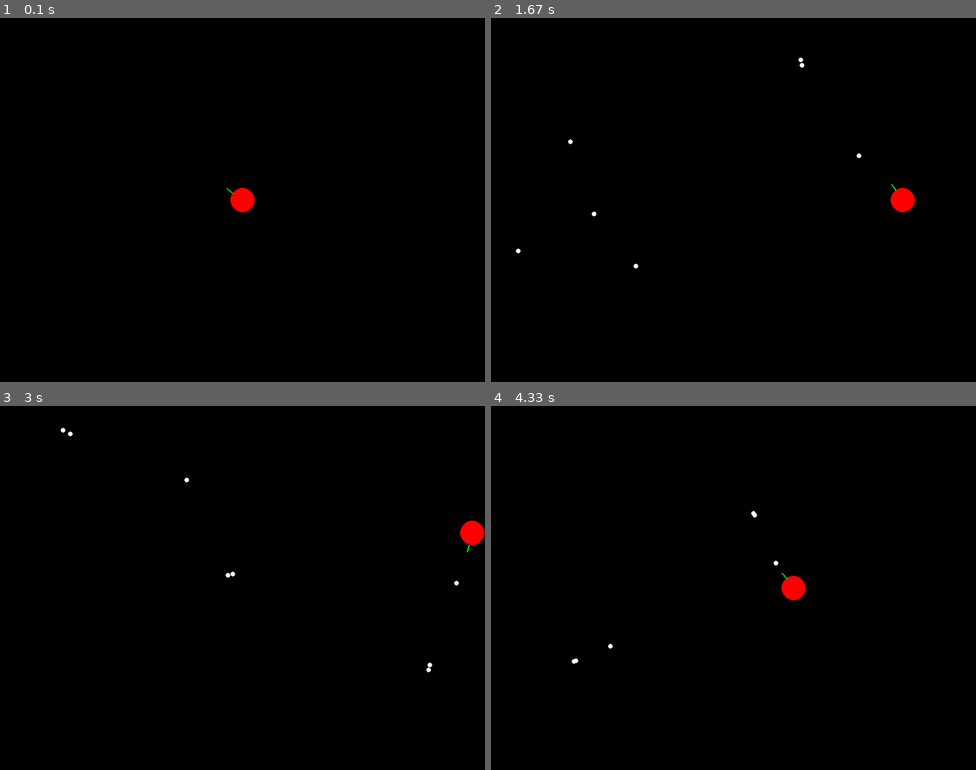
Above: before the commit, frames 1-4 (two rows, left to right).
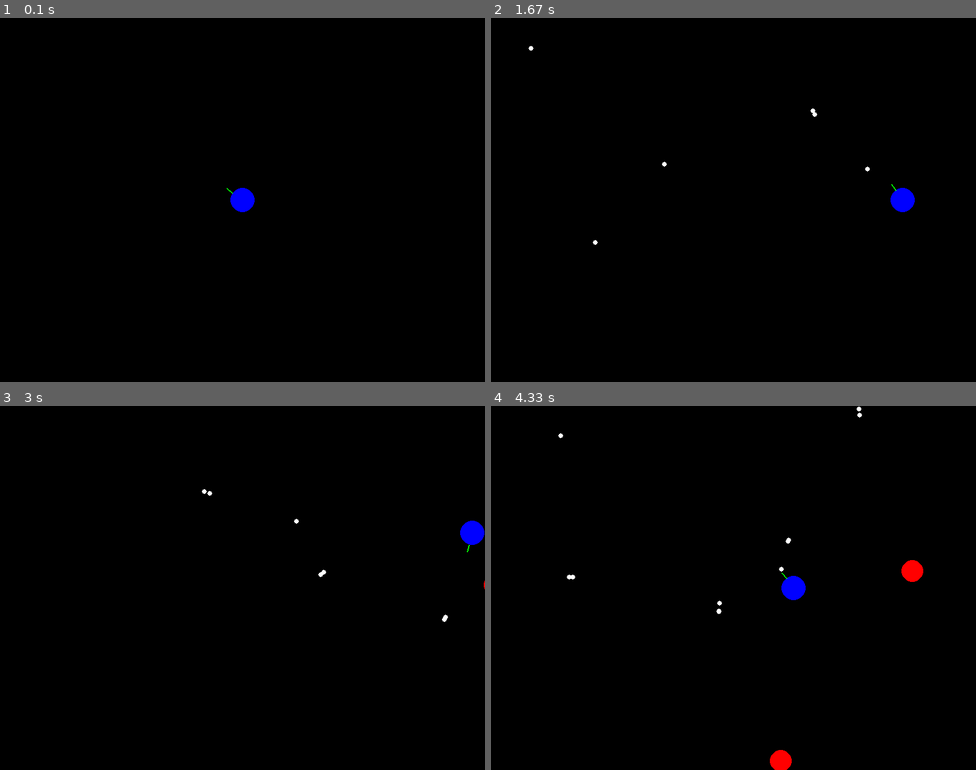
Above: after the commit, the same moments.

Repository: danadrianmirea/python-playground
Game: pygame game, started from pyglet_ball_game.py
The game is run twice, just before and just after one commit, with the same random seed, the same clock (stepped at 60 frames per second) and the same inputs.
Inputs (mouse positions are in pixels of both pictures, inside the frame that each line leads up to):
- Up to frame 1 (0.1 s): no input
- Up to frame 2 (1.67 s): hold Space 0.33-0.8 s; hold D 0.33-0.8 s; move the mouse to (714, 214) at 0.37 s; press the mouse at (583, 145) at 0.87 s; move the mouse to (583, 214) at 0.97 s; release the mouse at (583, 287) at 1.1 s; hold R 1.17-1.63 s; hold D 1.17-1.63 s; tap Space at 1.23, 1.53 s; click (806, 72) at 1.25 s
- Up to frame 3 (3 s): hold D 1.67-2.13 s; tap Space at 1.73, 2.03, 2.23, 2.57, 2.87 s; click (116, 453) at 1.75 s; hold W 2.17-2.47 s; click (67, 577) at 2.25 s; hold D 2.5-2.97 s; click (426, 682) at 2.58 s
- Up to frame 4 (4.33 s): hold A 3-3.53 s; tap Space at 3.07, 3.37, 3.63, 3.97, 4.27 s; click (573, 660) at 3.08 s; hold S 3.57-3.87 s; click (859, 449) at 3.65 s; hold A 3.9-4.3 s; click (694, 471) at 3.98 s

The runs differ from the first frame. In frame 1, 0.3% of the frame differs, in the area x 47-53%, y 46-54%; in frame 2, 0.4%; in frame 3, 0.4%; in frame 4, 0.8%, in the area x 13-90%, y 0-100%.

Commit message:
add enemies and game over logic

Diff:
--- a/pyglet_ball_game.py
+++ b/pyglet_ball_game.py
@@ -1,5 +1,6 @@
 import pygame
 import math
+import random
 
 # Initialize Pygame
 pygame.init()
@@ -8,19 +9,25 @@
 WINDOW_WIDTH = 800
 WINDOW_HEIGHT = 600
 screen = pygame.display.set_mode((WINDOW_WIDTH, WINDOW_HEIGHT))
-pygame.display.set_caption("Ball Game")
+pygame.display.set_caption("Mini Survival Game")
 
 # Colors
 RED = (255, 0, 0)
 GREEN = (0, 255, 0)
+BLUE = (0, 0, 255)
 WHITE = (255, 255, 255)
 BLACK = (0, 0, 0)
 
-# Ball properties
-ball_x = WINDOW_WIDTH // 2  # Start in center
-ball_y = WINDOW_HEIGHT // 2
-ball_radius = 20
-ball_speed = 300  # Speed in pixels per second
+# Game state
+game_active = True
+game_over_timer = 0
+game_over_delay = 2000  # ms before restart after game over
+
+# Player properties
+player_x = WINDOW_WIDTH // 2  # Start in center
+player_y = WINDOW_HEIGHT // 2
+player_radius = 20
+player_speed = 300  # Speed in pixels per second
 
 # Gun properties
 current_angle = 0
@@ -31,9 +38,17 @@
 
 # Bullet properties
 bullets = []  # List to store active bullets
-bullet_speed = 500  # Speed in pixels per second
+bullet_speed = 300  # Speed in pixels per second
 bullet_radius = 4
-fire_rate = 0.1  # Time between shots in seconds
+fire_rate = 0.3  # Time between shots in seconds
+
+# Enemy properties
+enemies = []  # List to store active enemies
+enemy_radius = 18
+enemy_speed = 100  # Speed in pixels per second
+enemy_spawn_rate = 2.0  # Time between spawns in seconds
+max_enemies = 10  # Maximum number of enemies at once
+last_enemy_spawn = 0
 
 # Shooting state
 auto_fire = False
@@ -64,6 +79,57 @@
         return (self.x < 0 or self.x > WINDOW_WIDTH or
                 self.y < 0 or self.y > WINDOW_HEIGHT)
 
+class Enemy:
+    def __init__(self, player_x, player_y):
+        # Spawn from outside the screen
+        side = random.randint(0, 3)  # 0: top, 1: right, 2: bottom, 3: left
+
+        if side == 0:  # top
+            self.x = random.randint(0, WINDOW_WIDTH)
+            self.y = -enemy_radius
+        elif side == 1:  # right
+            self.x = WINDOW_WIDTH + enemy_radius
+            self.y = random.randint(0, WINDOW_HEIGHT)
+        elif side == 2:  # bottom
+            self.x = random.randint(0, WINDOW_WIDTH)
+            self.y = WINDOW_HEIGHT + enemy_radius
+        else:  # left
+            self.x = -enemy_radius
+            self.y = random.randint(0, WINDOW_HEIGHT)
+
+    def update(self, dt, player_x, player_y):
+        # Calculate direction towards player
+        dx = player_x - self.x
+        dy = player_y - self.y
+        distance = max(0.1, math.sqrt(dx * dx + dy * dy))  # Avoid division by zero
+
+        # Normalize and scale by speed
+        self.x += (dx / distance) * enemy_speed * dt
+        self.y += (dy / distance) * enemy_speed * dt
+
+    def draw(self, screen):
+        pygame.draw.circle(screen, RED, (int(self.x), int(self.y)), enemy_radius)
+
+    def collides_with_player(self, player_x, player_y, player_radius):
+        distance = math.sqrt((self.x - player_x)**2 + (self.y - player_y)**2)
+        return distance < (enemy_radius + player_radius)
+
+    def collides_with_bullet(self, bullet):
+        distance = math.sqrt((self.x - bullet.x)**2 + (self.y - bullet.y)**2)
+        return distance < (enemy_radius + bullet_radius)
+
+def spawn_enemy():
+    if len(enemies) < max_enemies:
+        enemies.append(Enemy(player_x, player_y))
+
+def reset_game():
+    global player_x, player_y, bullets, enemies, game_active
+    player_x = WINDOW_WIDTH // 2
+    player_y = WINDOW_HEIGHT // 2
+    bullets = []
+    enemies = []
+    game_active = True
+
 # Game loop
 running = True
 clock = pygame.time.Clock()
@@ -77,7 +143,7 @@
     for event in pygame.event.get():
         if event.type == pygame.QUIT:
             running = False
-        elif event.type == pygame.MOUSEBUTTONDOWN:
+        elif event.type == pygame.MOUSEBUTTONDOWN and game_active:
             if event.button == 1:  # Left click
                 auto_fire = True
                 # Force immediate first shot
@@ -86,83 +152,132 @@
             if event.button == 1:  # Left release
                 auto_fire = False
         elif event.type == pygame.KEYDOWN:
-            if event.key == pygame.K_SPACE:
+            if event.key == pygame.K_SPACE and game_active:
                 auto_fire = True
                 # Force immediate first shot
                 shoot_timer = current_time - (fire_rate * 1000 + 1)
-            elif event.key in key_states:
+            elif event.key in key_states and game_active:
                 key_states[event.key] = True
+            elif event.key == pygame.K_r and not game_active:
+                reset_game()
         elif event.type == pygame.KEYUP:
             if event.key == pygame.K_SPACE:
                 auto_fire = False
             elif event.key in key_states:
                 key_states[event.key] = False
 
-    # Get mouse position
-    mouse_x, mouse_y = pygame.mouse.get_pos()
-
-    # Handle movement
-    move_dx = 0
-    move_dy = 0
-
-    if key_states[pygame.K_w]:
-        move_dy -= ball_speed * dt
-    if key_states[pygame.K_s]:
-        move_dy += ball_speed * dt
-    if key_states[pygame.K_a]:
-        move_dx -= ball_speed * dt
-    if key_states[pygame.K_d]:
-        move_dx += ball_speed * dt
-
-    # Calculate new position
-    new_x = ball_x + move_dx
-    new_y = ball_y + move_dy
-
-    # Check boundaries and update position
-    if new_x - ball_radius >= 0 and new_x + ball_radius <= WINDOW_WIDTH:
-        ball_x = new_x
-    if new_y - ball_radius >= 0 and new_y + ball_radius <= WINDOW_HEIGHT:
-        ball_y = new_y
-
-    # Update gun angle and position
-    aim_dx = mouse_x - ball_x
-    aim_dy = mouse_y - ball_y
-    current_angle = math.atan2(aim_dy, aim_dx)
-
-    # Calculate the point on the circle's edge where the gun should be
-    edge_x = ball_x + ball_radius * math.cos(current_angle)
-    edge_y = ball_y + ball_radius * math.sin(current_angle)
-
-    # Calculate the end point of the gun line
-    gun_end_x = edge_x + ball_radius * 0.6 * math.cos(current_angle)
-    gun_end_y = edge_y + ball_radius * 0.6 * math.sin(current_angle)
-
-    # Handle shooting
-    if auto_fire and current_time - shoot_timer >= fire_rate * 1000:
-        # Create new bullet
-        bullets.append(Bullet(edge_x, edge_y, current_angle))
-        shoot_timer = current_time  # Reset timer
-
-    # Update bullets
-    for bullet in bullets[:]:
-        bullet.update(dt)
-        if bullet.is_off_screen():
-            bullets.remove(bullet)
+    if game_active:
+        # Get mouse position
+        mouse_x, mouse_y = pygame.mouse.get_pos()
+
+        # Handle movement
+        move_dx = 0
+        move_dy = 0
+
+        if key_states[pygame.K_w]:
+            move_dy -= player_speed * dt
+        if key_states[pygame.K_s]:
+            move_dy += player_speed * dt
+        if key_states[pygame.K_a]:
+            move_dx -= player_speed * dt
+        if key_states[pygame.K_d]:
+            move_dx += player_speed * dt
+
+        # Calculate new position
+        new_x = player_x + move_dx
+        new_y = player_y + move_dy
+
+        # Check boundaries and update position
+        if new_x - player_radius >= 0 and new_x + player_radius <= WINDOW_WIDTH:
+            player_x = new_x
+        if new_y - player_radius >= 0 and new_y + player_radius <= WINDOW_HEIGHT:
+            player_y = new_y
+
+        # Update gun angle and position
+        aim_dx = mouse_x - player_x
+        aim_dy = mouse_y - player_y
+        current_angle = math.atan2(aim_dy, aim_dx)
+
+        # Calculate the point on the circle's edge where the gun should be
+        edge_x = player_x + player_radius * math.cos(current_angle)
+        edge_y = player_y + player_radius * math.sin(current_angle)
+
+        # Calculate the end point of the gun line
+        gun_end_x = edge_x + player_radius * 0.6 * math.cos(current_angle)
+        gun_end_y = edge_y + player_radius * 0.6 * math.sin(current_angle)
+
+        # Handle shooting
+        if auto_fire and current_time - shoot_timer >= fire_rate * 1000:
+            # Create new bullet
+            bullets.append(Bullet(edge_x, edge_y, current_angle))
+            shoot_timer = current_time  # Reset timer
+
+        # Enemy spawning
+        if current_time - last_enemy_spawn >= enemy_spawn_rate * 1000:
+            spawn_enemy()
+            last_enemy_spawn = current_time
+
+        # Update bullets
+        for bullet in bullets[:]:
+            bullet.update(dt)
+            if bullet.is_off_screen():
+                bullets.remove(bullet)
+
+        # Update enemies and check for collisions
+        for enemy in enemies[:]:
+            enemy.update(dt, player_x, player_y)
+
+            # Check for enemy-player collision
+            if enemy.collides_with_player(player_x, player_y, player_radius):
+                game_active = False
+                game_over_timer = current_time
+                break
+
+            # Check for enemy-bullet collisions
+            for bullet in bullets[:]:
+                if enemy.collides_with_bullet(bullet):
+                    if bullet in bullets:  # Make sure bullet wasn't already removed
+                        bullets.remove(bullet)
+                    if enemy in enemies:  # Make sure enemy wasn't already removed
+                        enemies.remove(enemy)
+                    spawn_enemy()  # Spawn a new enemy
+                    break
+    else:
+        # Game over state
+        if current_time - game_over_timer >= game_over_delay:
+            # Automatically restart after delay
+            reset_game()
 
     # Draw everything
     screen.fill(BLACK)
 
-    # Draw ball
-    pygame.draw.circle(screen, RED, (int(ball_x), int(ball_y)), ball_radius)
-
-    # Draw gun line
-    pygame.draw.line(screen, GREEN,
-                    (int(edge_x), int(edge_y)),
-                    (int(gun_end_x), int(gun_end_y)), 2)
-
-    # Draw bullets
-    for bullet in bullets:
-        bullet.draw(screen)
+    if game_active:
+        # Draw player
+        pygame.draw.circle(screen, BLUE, (int(player_x), int(player_y)), player_radius)
+
+        # Draw gun line
+        pygame.draw.line(screen, GREEN,
+                        (int(edge_x), int(edge_y)),
+                        (int(gun_end_x), int(gun_end_y)), 2)
+
+        # Draw bullets
+        for bullet in bullets:
+            bullet.draw(screen)
+
+        # Draw enemies
+        for enemy in enemies:
+            enemy.draw(screen)
+    else:
+        # Draw game over screen
+        font = pygame.font.SysFont(None, 72)
+        game_over_text = font.render("GAME OVER", True, RED)
+        restart_text = font.render("Press R to restart", True, WHITE)
+
+        text_rect = game_over_text.get_rect(center=(WINDOW_WIDTH//2, WINDOW_HEIGHT//2 - 40))
+        restart_rect = restart_text.get_rect(center=(WINDOW_WIDTH//2, WINDOW_HEIGHT//2 + 40))
+
+        screen.blit(game_over_text, text_rect)
+        screen.blit(restart_text, restart_rect)
 
     # Update display
     pygame.display.flip()
